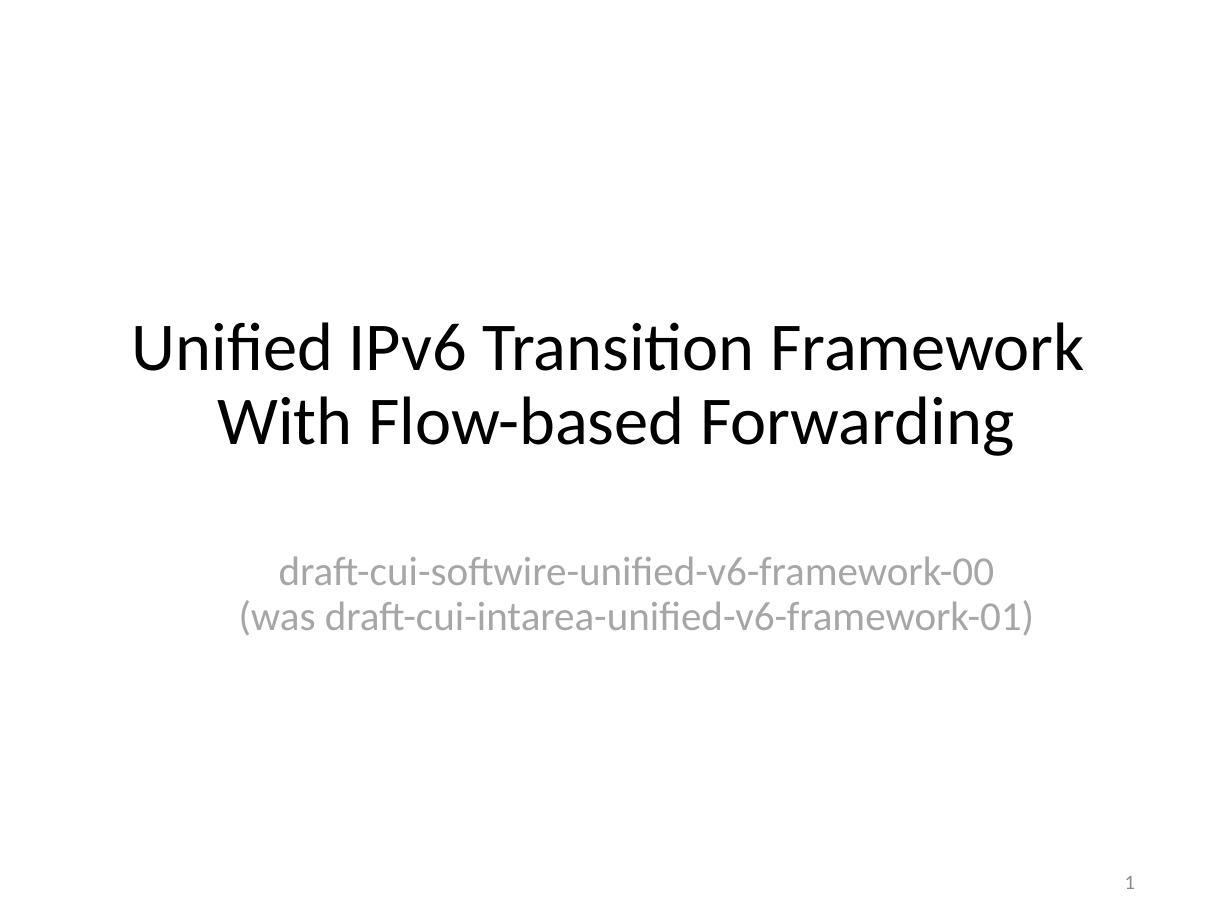
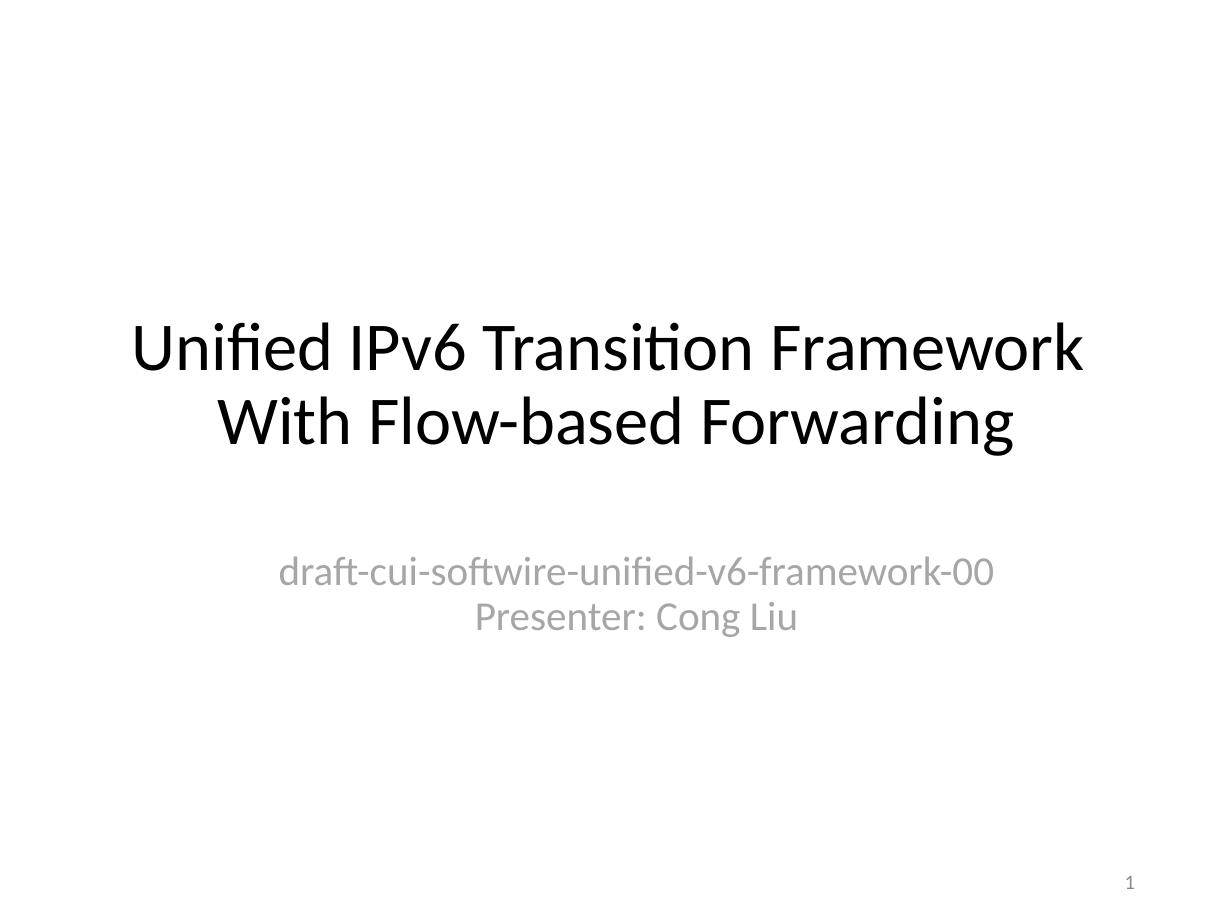
Before and after one commit to gnocuil/draft-sdn, a slide deck: slide 1 of Unified IPv6 Transition Framework With Flow-based Forwarding.pptx. Drawn at 1232x924 pixels with LibreOffice and Linux fonts; fonts in the diff are those of the drawing. Boxes give left, top, right and bottom in pixels: in the first picture for what was removed or moved away, otherwise in the second. Text is boxed around its words. In the diff, an @@ line names an element or a change of style, - is before the commit and + after.

```diff
--- a/Unified IPv6 Transition Framework With Flow-based Forwarding.pptx
+++ b/Unified IPv6 Transition Framework With Flow-based Forwarding.pptx
@@ subtitle at [279,556,994,637]: text changed @@
-draft-cui-softwire-unified-v6-framework-00
-(was draft-cui-intarea-unified-v6-framework-01)
+draft-cui-softwire-unified-v6-framework-00
+Presenter: Cong Liu
```
Also in this commit, not shown: 3 other slides changed, 1 slide added, 1 slide removed.
